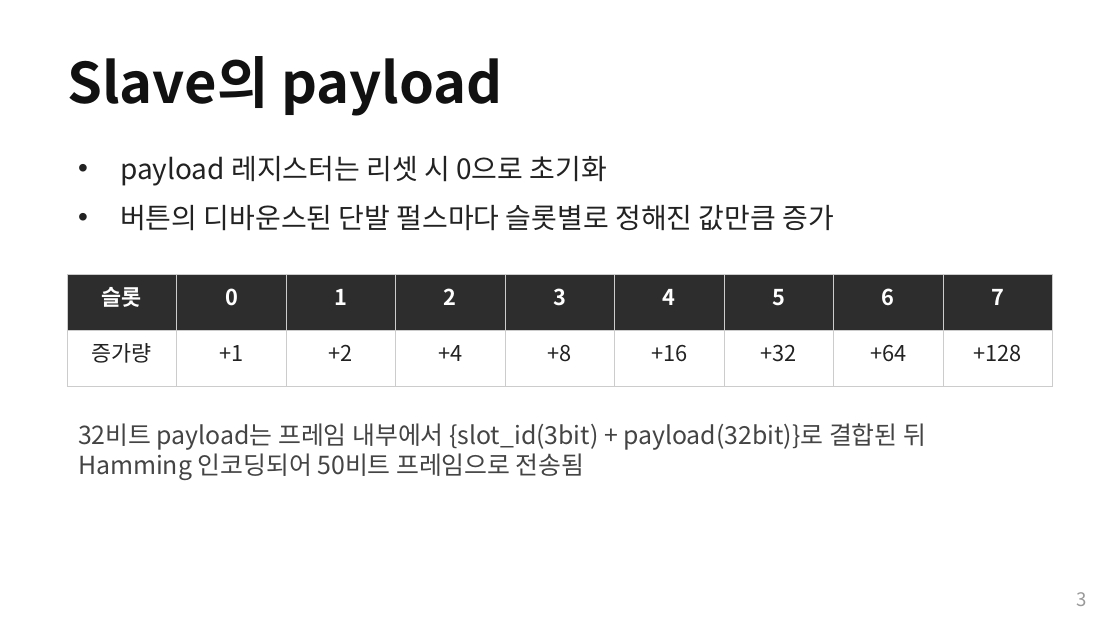
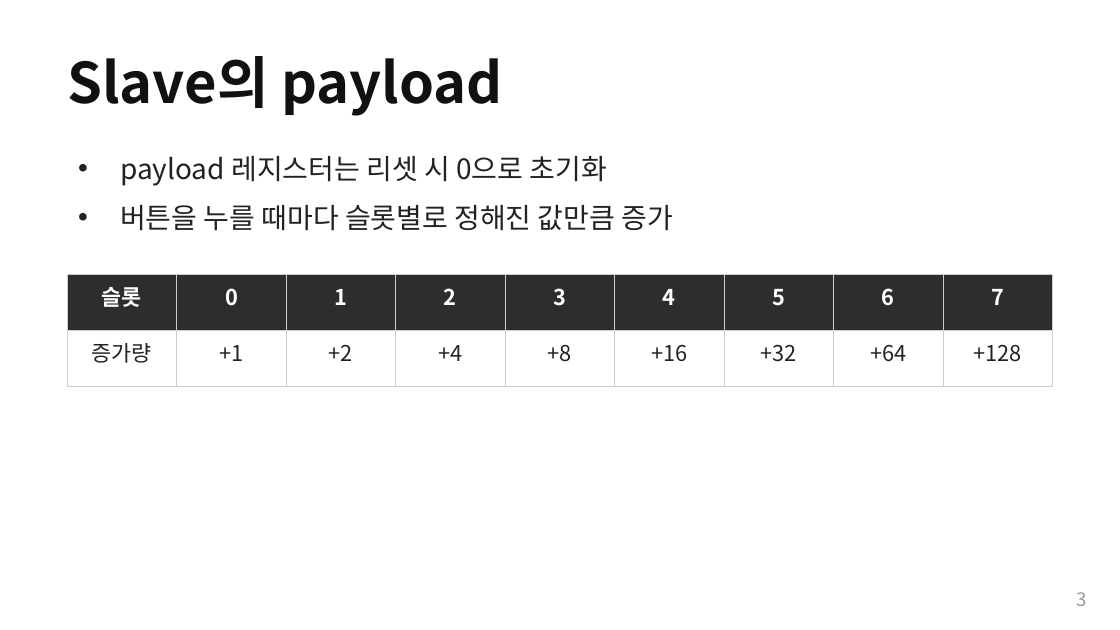
Before and after one commit to Woodong02/SoC_Design_and_Programming, a slide deck: slide 3 of section3_part2_internals.pptx. Drawn at 1120x630 pixels with LibreOffice and Linux fonts; fonts in the diff are those of the drawing. Boxes give left, top, right and bottom in pixels: in the first picture for what was removed or moved away, otherwise in the second. Text is boxed around its words. In the diff, an @@ line names an element or a change of style, - is before the commit and + after.

```diff
--- a/section3_part2_internals.pptx
+++ b/section3_part2_internals.pptx
@@ text at box(120, 205, 674, 231): text changed @@
-• 버튼의 디바운스된 단발 펄스마다 슬롯별로 정해진 값만큼 증가
+• 버튼을 누를 때마다 슬롯별로 정해진 값만큼 증가
@@ text removed at box(78, 423, 926, 480) @@
-32비트 payload는 프레임 내부에서 {slot_id(3bit) + payload(32bit)}로 결합된 뒤 Hamming 인코딩되어 50비트 프레임으로 전송됨
```
Also in this commit, not shown: 2 other slides changed, 1 other file.
